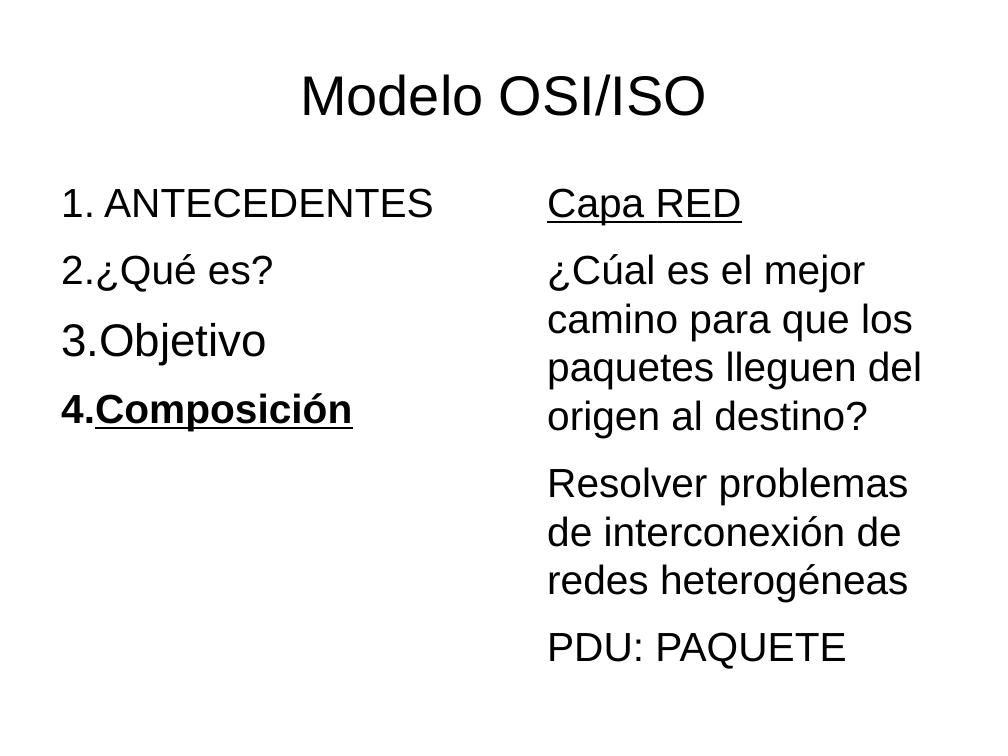
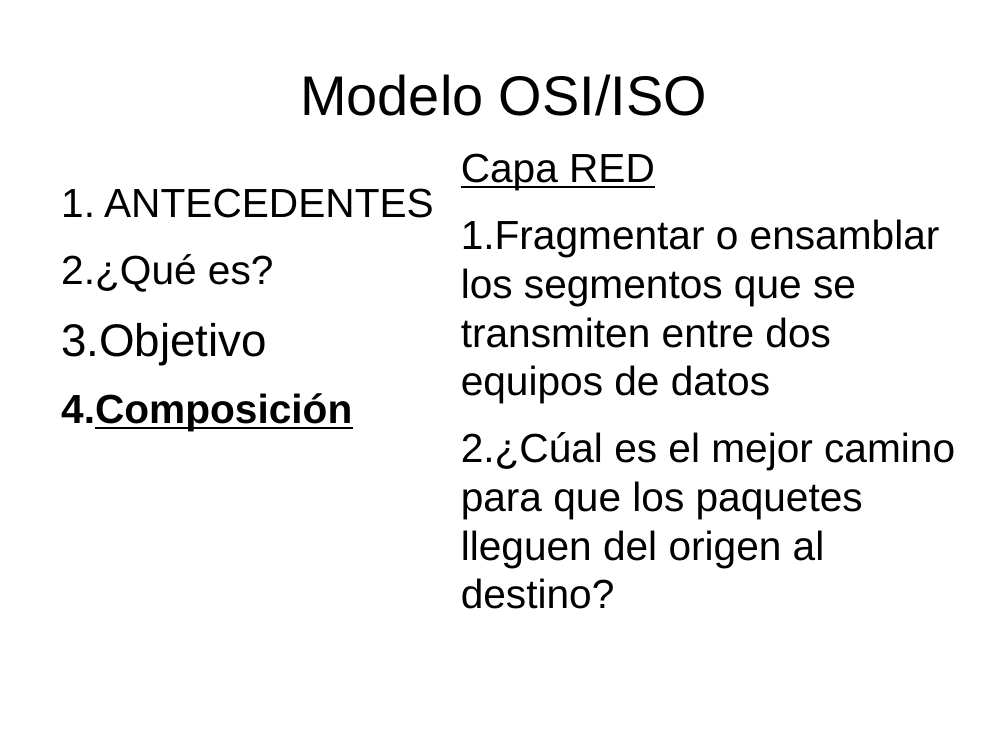
Before and after one commit to q92helea/Pechackucha, a slide deck: slide 12 of Pechakucha.odp (slide 10 before the commit). Drawn at 1008x756 pixels with LibreOffice and Linux fonts; fonts in the diff are those of the drawing. Boxes give left, top, right and bottom in pixels: in the first picture for what was removed or moved away, otherwise in the second. Text is boxed around its words. In the diff, an @@ line names an element or a change of style, - is before the commit and + after.

```diff
--- a/Pechakucha.odp
+++ b/Pechakucha.odp
@@ text "Capa RED": place and size @@
-text "Capa RED" at <box>547,188,922,669</box>
+text "Capa RED" at <box>461,153,955,609</box>
@@ text at <box>461,219,955,609</box>: text changed @@
-¿Cúal es el mejor camino para que los paquetes lleguen del origen al destino?
-Resolver problemas de interconexión de redes heterogéneas
-PDU: PAQUETE
+1.Fragmentar o ensamblar los segmentos que se transmiten entre dos equipos de datos
+2.¿Cúal es el mejor camino para que los paquetes lleguen del origen al destino?
```
Also in this commit, not shown: 1 other slide changed, 3 slides added.
